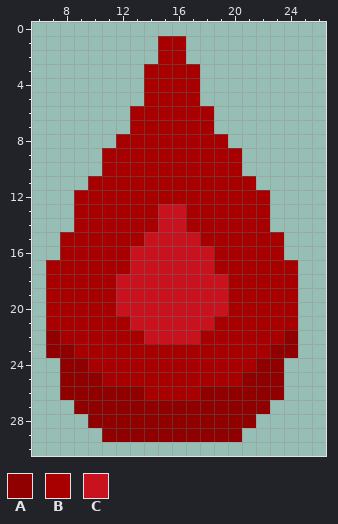
Edited in one commit: pixel-art sprite (sprites/liquids/heavy-oil.png). Above is the file before it was changed.
The file is 32x32 pixels. Colours within 5 levels of each other are drawn and written as one. Shown: x 6..26, y 0..30.
Palette (. is transparent): A #910000  B #a80000  C #ca111e
Now the later version:
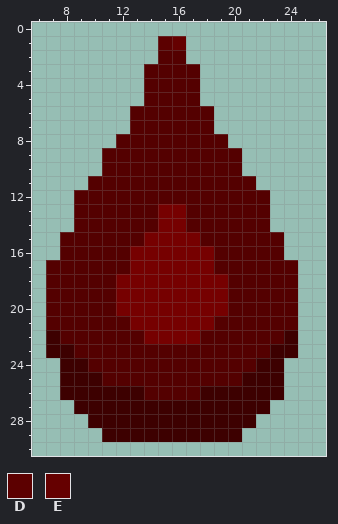
Colours new in this view: D #5c0000  E #650000
From old to new:
{"colour":"A","old":"#910000","new":"#3d0000"}
{"colour":"B","old":"#a80000","new":"#540000"}
{"colour":"C","old":"#ca111e","new":"#760000"}
{"y":1,"x":15,"old":"BB","new":"DE"}
{"label":"changed","picture_box":[46,36,298,442]}
